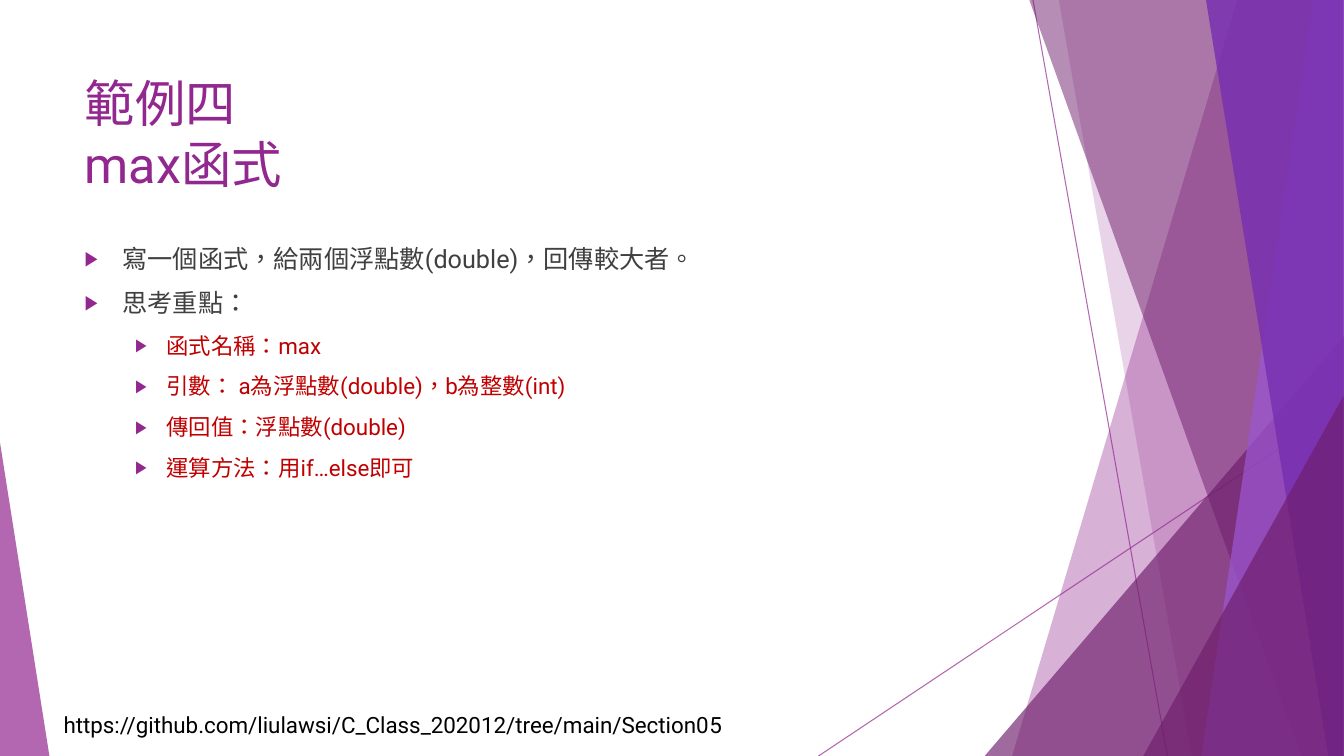
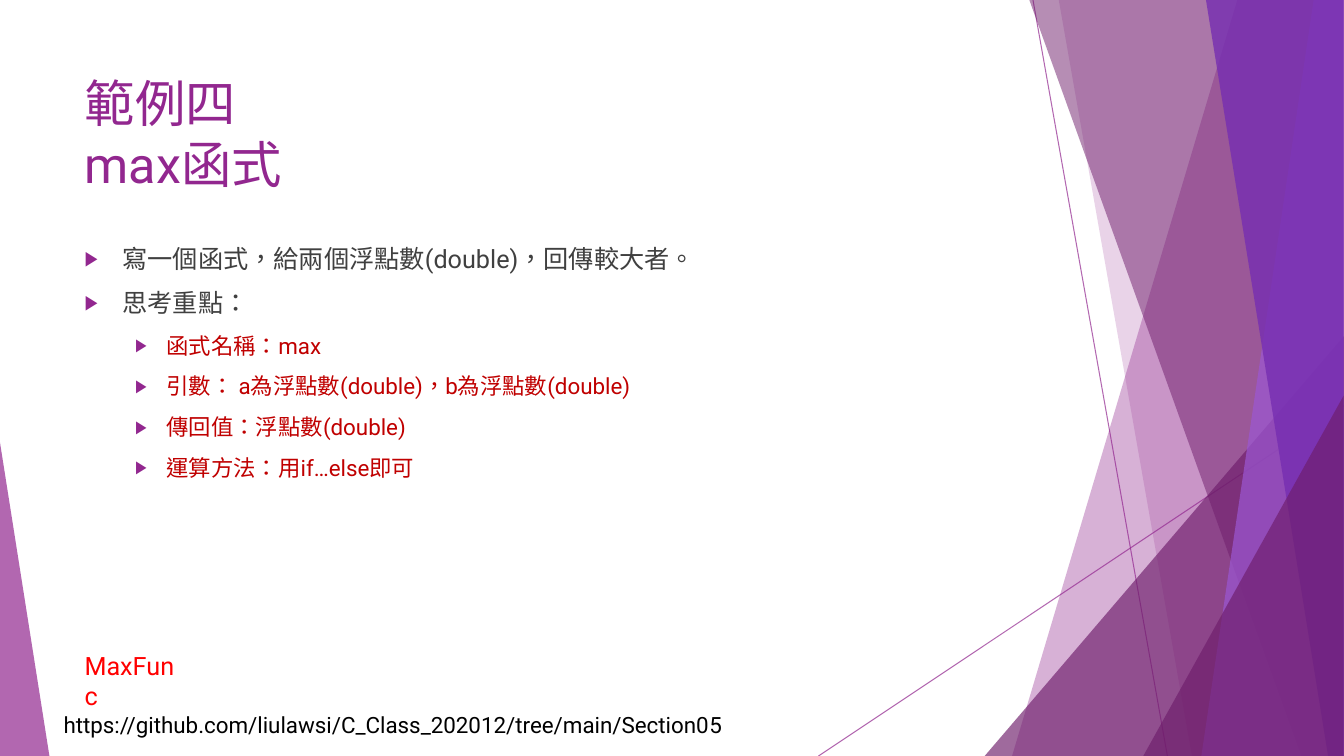
Before and after one commit to liulawsi/My_PPTs, a slide deck: slide 24 of CHING JIAN/C_Class/05函式一定要會的啦.pptx. Drawn at 1344x756 pixels with LibreOffice and Linux fonts; fonts in the diff are those of the drawing. Boxes give left, top, right and bottom in pixels: in the first picture for what was removed or moved away, otherwise in the second. Text is boxed around its words. In the diff, an @@ line names an element or a change of style, - is before the commit and + after.

```diff
--- a/CHING JIAN/C_Class/05函式一定要會的啦.pptx
+++ b/CHING JIAN/C_Class/05函式一定要會的啦.pptx
@@ text at (x1=167, y1=375, x2=631, y2=399): text changed @@
-  ▶ 引數： a為浮點數(double)，b為整數(int)
+  ▶ 引數： a為浮點數(double)，b為浮點數(double)
@@ text added at (x1=75, y1=645, x2=193, y2=686), 18 pt, text #FF0000 @@
+MaxFunc
```
Also in this commit, not shown: 19 other slides changed, 11 slides removed.
